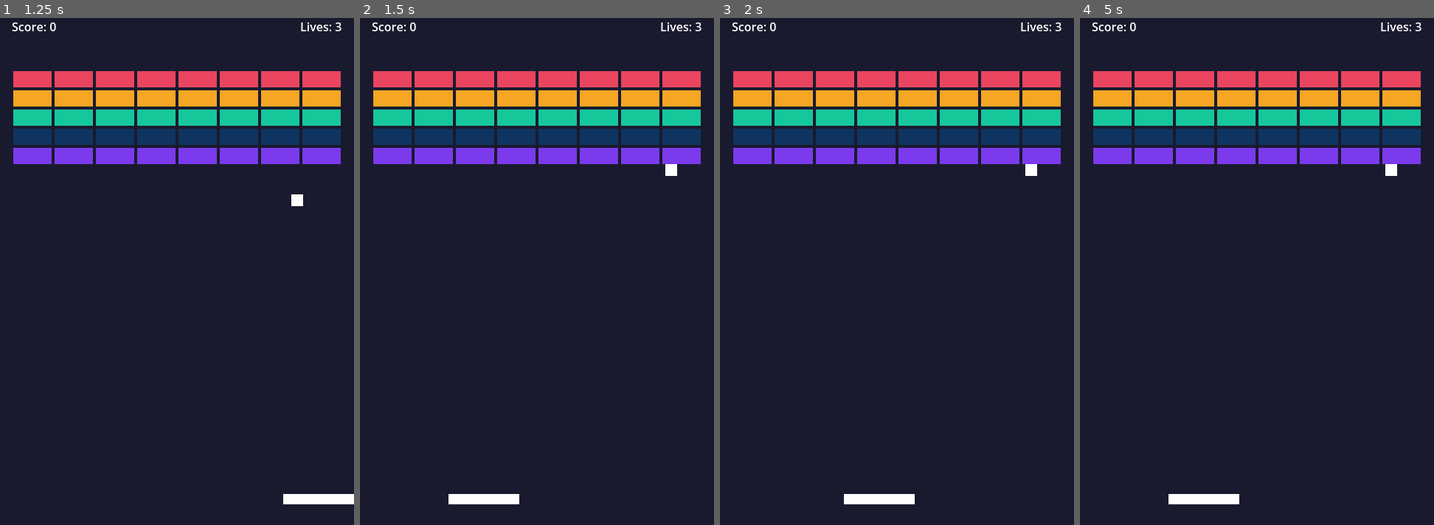
Above: before the commit, frames 1-4 (left to right).
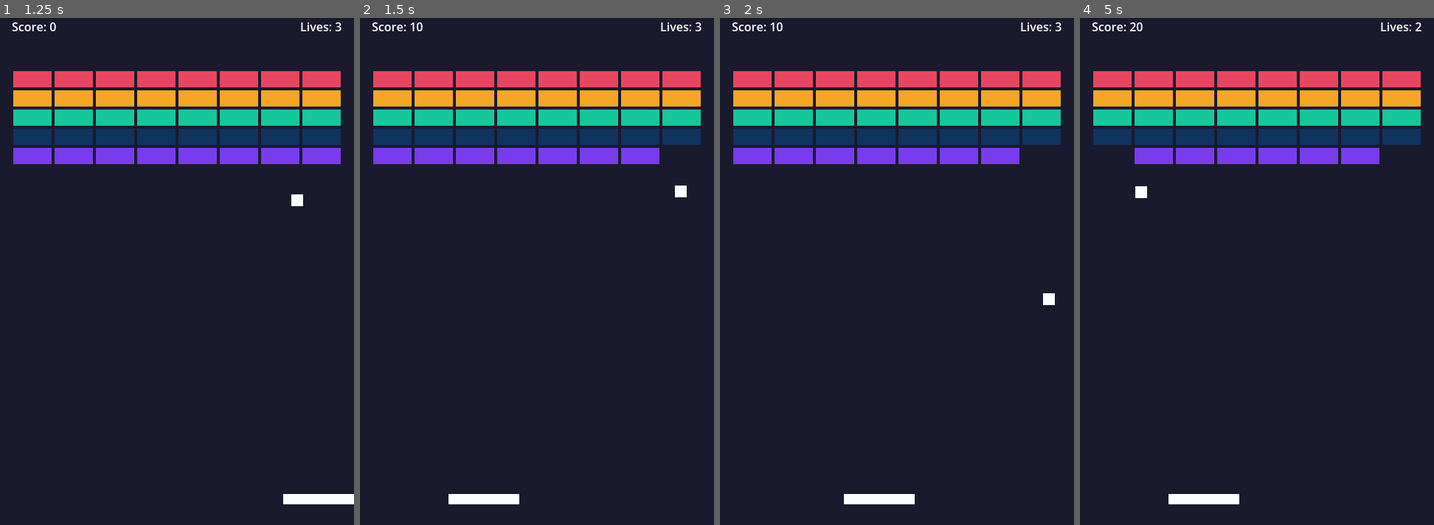
Above: after the commit, the same moments.

Repository: WSQS/brick-blast
Game: Godot game, scene res://scene/main.tscn
The game is run twice, just before and just after one commit, with the same random seed, the same clock (stepped at 60 frames per second) and the same inputs.
Inputs (mouse positions are in pixels of both pictures, inside the frame that each line leads up to):
- Up to frame 1 (1.25 s): tap Enter at 0.5 s; move the mouse to (254, 251) at 0.52 s; hold Right (ui_right) from 0.53 s (still down); hold Shift from 0.53 s (still down); click (254, 251) at 0.67 s
- Up to frame 2 (1.5 s): release Right (ui_right) at 1.25 s; release Shift at 1.25 s; drag from (466, 301) to (519, 383) at 1.27 s
- Up to frame 3 (2 s): no input
- Up to frame 4 (5 s): move the mouse to (1292, 159) at 2.02 s; hold Right (ui_right) 2.03-2.75 s; tap Ctrl at 2.1 s; drag from (1239, 383) to (1150, 200) at 2.77 s; move the mouse to (1363, 357) at 3.52 s; hold Left (ui_left) 3.53-4.25 s; tap Alt at 3.6 s; drag from (1150, 200) to (1203, 144) at 4.27 s

Frame 1 is identical in both runs. In frame 2, 0.5% of the frame differs, in the area x 14-97%, y 0-36%; in frame 3, 0.5%; in frame 4, 0.9%, in the area x 3-97%, y 0-36%.

Commit message:
fix: ball not bouncing - groups lost on scene instantiation
Root cause: tscn groups declarations are NOT preserved when a scene is instantiated via PackedScene.instantiate() + add_child(). At runtime, collider.is_in_group(brick) always returned false, so the collision handler was skipped.

Fix: main.gd explicitly add_to_group for bricks, paddle.gd for paddle

Tests: 21/21 pass, including bug reproduction and full physics_process simulation

Diff:
--- a/script/main.gd
+++ b/script/main.gd
@@ -60,6 +60,7 @@
 				start_x + col * (BRICK_W + BRICK_GAP) + BRICK_W / 2.0,
 				BRICK_MARGIN_TOP + row * (BRICK_H + BRICK_GAP) + BRICK_H / 2.0,
 			)
+			brick.add_to_group("brick")
 			brick.destroyed.connect(_on_brick_destroyed)
 			bricks.add_child(brick)
 			bricks_left += 1
--- a/script/paddle.gd
+++ b/script/paddle.gd
@@ -4,6 +4,11 @@
 const MOVE_SPEED: float = 600.0
 
 var bounds: Rect2 = Rect2(0, 0, 480, 720)
+
+
+func _ready() -> void:
+	if not is_in_group("paddle"):
+		add_to_group("paddle")
 
 
 func _physics_process(delta: float) -> void:
--- a/test/unit/test_physics_collision.gd
+++ b/test/unit/test_physics_collision.gd
@@ -122,3 +122,93 @@
 		var bounced: Vector2 = ball.bounce_off_paddle(ball.global_position, paddle.get_rect(), 320.0)
 		assert_true(bounced.y < 0, "Should bounce up")
 		assert_true(bounced.x > 0, "Right-edge hit should push ball right")
+
+
+# ---------------------------------------------------------------------------
+# Full _physics_process simulation (reproduces the "ball stops" bug)
+# These tests call ball._physics_process directly to verify the actual
+# game code bounces the ball, not just the math.
+# ---------------------------------------------------------------------------
+
+## Drives ball._physics_process for N frames, stepping the physics server
+## between each call so move_and_collide sees updated body positions.
+func _simulate_physics_process(frames: int, delta: float) -> void:
+	for i in frames:
+		ball.force_update_transform()
+		brick.force_update_transform()
+		paddle.force_update_transform()
+		ball._physics_process(delta)
+
+
+func test_ball_bounces_up_after_hitting_brick_top() -> void:
+	brick.position = Vector2(200, 200)
+	ball.position = Vector2(200, 185)  # just above brick, will reach it quickly
+	ball.launch(Vector2(0, 1))  # moving straight down
+
+	var pos_before := ball.position.y
+	_simulate_physics_process(20, 1.0 / 60.0)
+
+	gut.p("Ball: pos_before_y=%s pos_after_y=%s velocity=%s" % [pos_before, ball.position.y, ball.velocity])
+	# After hitting brick from top, ball should have bounced UP (negative y velocity)
+	assert_true(ball.velocity.y < 0, "Ball velocity.y should be negative (bounced up), got %s" % ball.velocity.y)
+	# Ball should have moved upward after bounce (position decreased after reaching brick)
+	assert_true(ball.position.y < pos_before + 20, "Ball should not be stuck at/past the brick")
+
+
+func test_ball_bounces_left_after_hitting_brick_right_edge() -> void:
+	brick.position = Vector2(200, 200)
+	ball.position = Vector2(178, 200)  # left of brick, moving right
+	ball.launch(Vector2(1, 0))
+
+	var pos_before := ball.position.x
+	_simulate_physics_process(20, 1.0 / 60.0)
+
+	gut.p("Ball: pos_before_x=%s pos_after_x=%s velocity=%s" % [pos_before, ball.position.x, ball.velocity])
+	assert_true(ball.velocity.x < 0, "Ball velocity.x should be negative (bounced left), got %s" % ball.velocity.x)
+
+
+func test_ball_does_not_stick_to_brick() -> void:
+	brick.position = Vector2(200, 200)
+	ball.position = Vector2(200, 185)
+	ball.launch(Vector2(0, 1))
+
+	_simulate_physics_process(30, 1.0 / 60.0)
+
+	# Ball should be moving away from brick, not stuck at same position
+	assert_true(ball.velocity.length() > 100.0, "Ball should still be moving after bounce, velocity=%s" % ball.velocity)
+
+
+# ---------------------------------------------------------------------------
+# Bug reproduction: groups lost at runtime (caused ball to not bounce)
+# ---------------------------------------------------------------------------
+
+func test_brick_has_brick_group_after_instantiation() -> void:
+	# .tscn groups don't persist through instantiate() + add_child().
+	# This test documents that behavior and verifies the fix (add_to_group).
+	var b: StaticBody2D = BrickScene.instantiate()
+	add_child_autofree(b)
+	# Groups from .tscn are NOT preserved — this is a known Godot behavior
+	assert_false(b.is_in_group("brick"), "Brick should NOT have 'brick' group from .tscn alone")
+	# The fix: explicitly add to group (as main.gd _spawn_bricks does)
+	b.add_to_group("brick")
+	assert_true(b.is_in_group("brick"), "Brick should be in 'brick' group after explicit add_to_group")
+
+
+func test_brick_collision_handler_triggers_on_brick_group() -> void:
+	# This reproduces the "ball stops" bug: if the brick isn't in the
+	# "brick" group, the collision handler can't identify it.
+	brick.position = Vector2(200, 200)
+	ball.position = Vector2(200, 185)
+	ball.launch(Vector2(0, 1))
+
+	# Ensure brick is in group (simulating the fix)
+	if not brick.is_in_group("brick"):
+		brick.add_to_group("brick")
+
+	_simulate_physics_process(10, 1.0 / 60.0)
+
+	# Ball should have bounced and destroyed the brick
+	assert_true(ball.velocity.y < 0, "Ball should bounce up after hitting brick")
+	watch_signals(brick)
+	# If brick still exists, destroy was already called (queue_free deferred)
+	# The key assertion is that ball bounced, proving the group check worked
Not shown, changed: CHANGELOG.md
